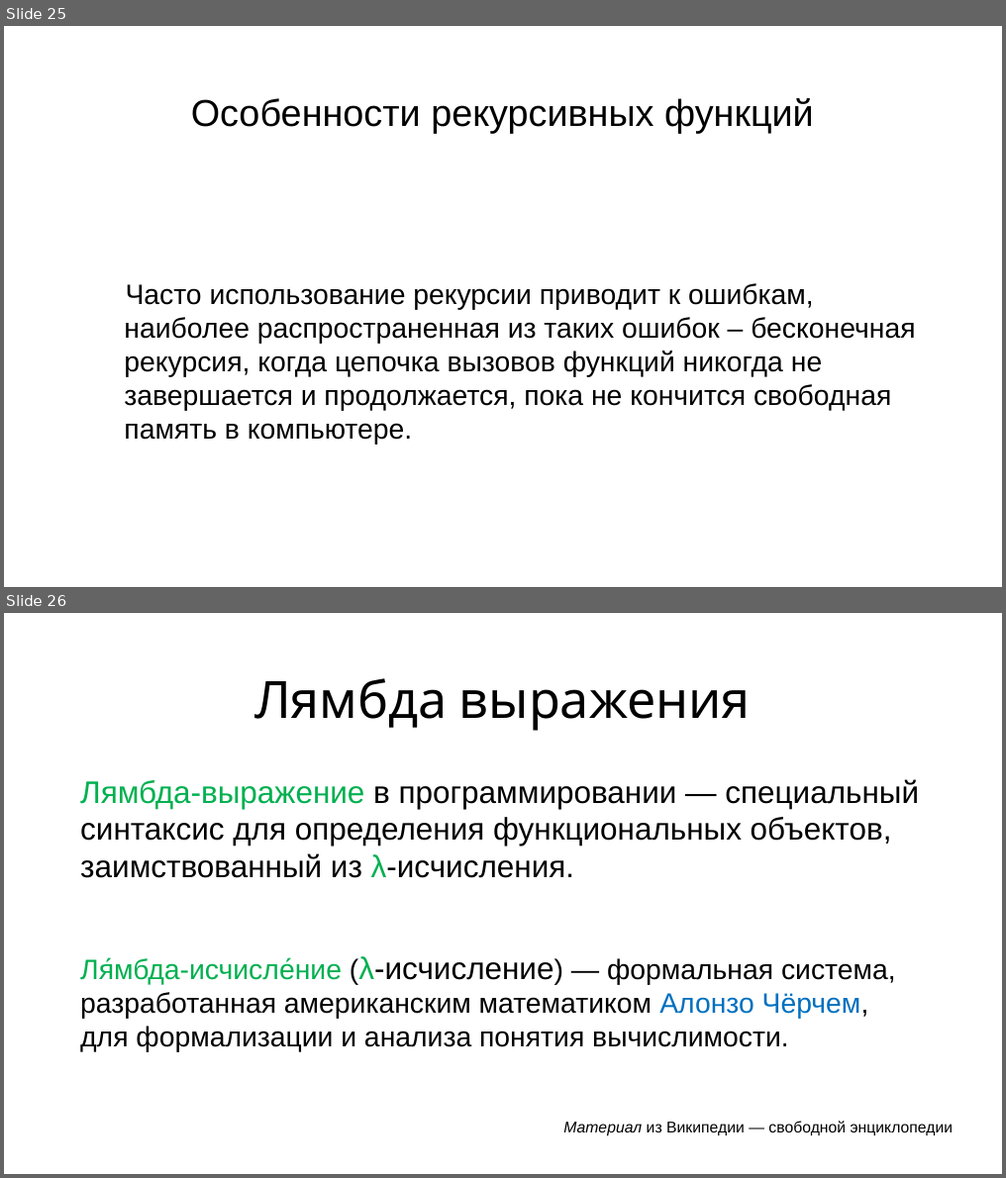
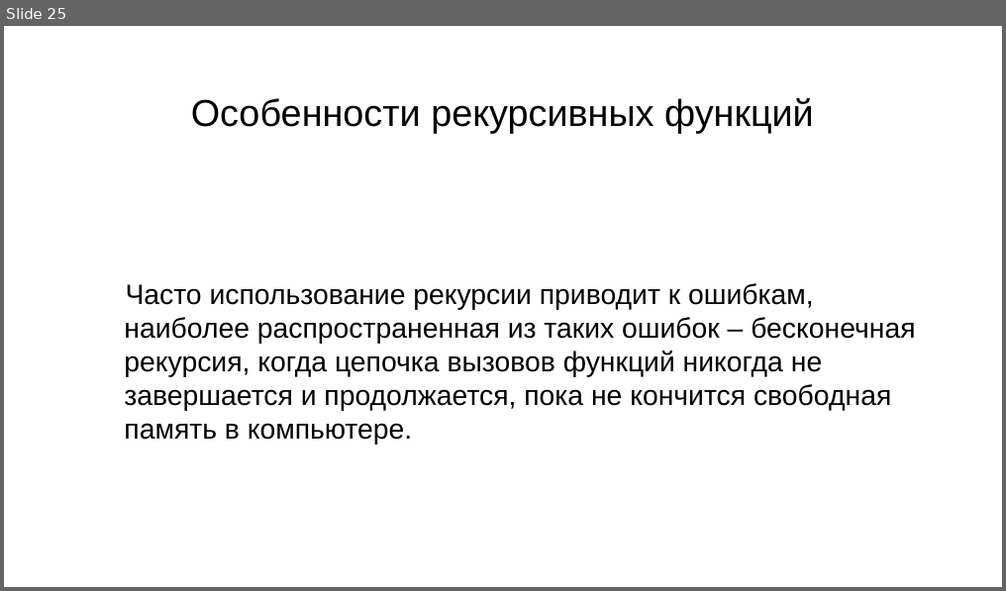
Before and after one commit to maxchv/LearnPython, a slide deck: week04/08.Functions.pptx. Shown one above the other, each under a label of ours: slides 25 and 26 before the commit, slide 25 after it. The pictures are 1006x1178 and 1006x591 pixels, drawn with LibreOffice and Linux fonts; fonts in the diff are those of the drawing. Boxes give left, top, right and bottom in pixels: in the first picture for what was removed or moved away, otherwise in the second. Text is boxed around its words. In the diff, an @@ line names an element or a change of style, - is before the commit and + after.

```diff
--- a/week04/08.Functions.pptx
+++ b/week04/08.Functions.pptx
@@ slide 26 removed at (4,613,1002,1174), background #FFFFFF @@
@@ title removed at (254,678,750,731) @@
-Лямбда выражения
@@ text removed at (80,779,919,878) @@
-Лямбда-выражение в программировании — специальный синтаксис для определения функциональных объектов, заимствованный из λ-исчисления.
@@ text removed at (317,803,395,833) @@
-hello():
@@ text removed at (80,957,896,1053) @@
-Ля́мбда-исчисле́ние (λ-исчисление) — формальная система, разработанная американским математиком Алонзо Чёрчем, для формализации и анализа понятия вычислимости.
@@ text removed at (563,1121,953,1137) @@
-Материал из Википедии — свободной энциклопедии
```
Also in this commit, not shown: 6 other slides removed, 5 other files.
